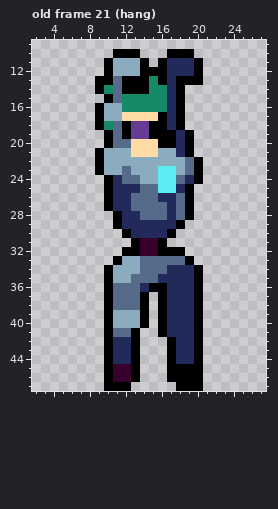
Pixel-art file: examples/demo/catalog/sprites/003_player.aseprite. The picture above was drawn from the file before the commit.
48x48 pixels, 41 frames. Shown: old frame 21 (hang): x 2..27, y 9..47. The commit also changed other frames, which this record leaves out.
Once edited:
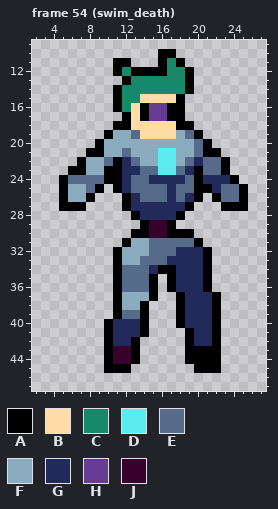
Palette (. is transparent): A #000000  B #ffdba5  C #158968  D #5becf1  E #566a89  F #8babbf  G #222a5c  H #663b93  J #38002c
A new or re-ordered frame is compared with the old frame closest to it.
The author wrote: 🚧(game:swim): add swiming
Difference:
frames 41 -> 71
--- frame 54 (swim_death) is new; against old frame 21 (hang)
@@ x 2..27 @@
  9 ..........................
-10 .........AAA...AAA........
-11 ........AFFFA.AGGGA.......
-12 ........AFFFAAAGGGA.......
-13 .......AAEAAACAGAAA.......
-14 .......ACEAAACCGA.........
-15 ........AECCCCCGA.........
-16 .......AFFCCCCCGA.........
-17 .......AFFBBBBAGA.........
-18 .......ACEAHHAAGA.........
-19 ........AEAHHAAAGA........
-20 ........AEEBBBAAGA........
-21 .......AFFFBBBFFGA........
-22 .......AFFFFFFFFFEA.......
-23 .......AFFEFFFDDFEA.......
-24 ........AGEEFFDDEGA.......
-25 ........AGGGEEDDGA........
-26 ........AGGEEEGGEA........
-27 ........AGGEEEEGEA........
-28 .........AGGEEEGEA........
-29 .........AGGGGGGA.........
-30 ..........AGGGGA..........
-31 ...........AJJA...........
-32 ..........AAJJAAA.........
-33 .........AFFEEEEEA........
-34 ........AFFFEEEGGGA.......
-35 ........AFFEEEGGGGA.......
-36 ........AEEEGAAGGGA.......
-37 ........AEEEA.AGGGA.......
-38 ........AEEEA.AGGGA.......
-39 ........AFFFA.AGGGA.......
-40 ........AFFFA.AGGGA.......
-41 ........AEEA..AGGGA.......
-42 ........AGGA...AGGA.......
-43 ........AGGA...AGGA.......
-44 ........AGGA...AGGA.......
-45 ........AJJA...AAAA.......
-46 ........AJJA...AAAA.......
-47 ........AAA.....AAA.......
+10 ..............AA..........
+11 .........AA...ACA.........
+12 .........ACAAAACCA........
+13 ..........ACCCCCCA........
+14 .........ACCCCCCCA........
+15 .........ACCBBBBA.........
+16 .........ACBAHHAA.........
+17 ..........ABAHHAA.........
+18 .........AABBBBBAA........
+19 ........AFFEBBBBFEA.......
+20 .......AFFFFFFFFFFEA......
+21 ......AAFFEFFFDDFFEAA.....
+22 .....AFFEAGEFFDDFEGEEA....
+23 ....AAFFAAGGEEDDEGAEEA....
+24 ...AEEEEAAGEEGGGGEAGGGA...
+25 ...AFFEA.AGEEEEGEEAAGEEA..
+26 ...AFFA...AGEEEGEGA.AEEA..
+27 ...AAA....AGGGGGGA...AAA..
+28 ...........AGGGGA.........
+29 ............AJJA..........
+30 ...........AAJJAAA........
+31 ..........AFFEEEEEA.......
+32 .........AFFFEEEGGGA......
+33 .........AFFEEEGGGGA......
+34 .........AEEEGAAGGGA......
+35 .........AEEEA.AGGGA......
+36 .........AEEEA.AGGGA......
+37 .........AFFFA..AGGGA.....
+38 .........AFFA...AGGGA.....
+39 .........AEEA...AGGGA.....
+40 ........AGGGA...AGGGA.....
+41 ........AGGGA....AGGA.....
+42 ........AGGA.....AGGA.....
+43 ........AJJA.....AAAA.....
+44 ........AJJA.....AAAA.....
+45 ........AAA.......AAA.....
+46 ..........................
+47 ..........................
Boxes around the changes in both pictures, in picture pixels (x1, y1, x2, y2):
changed: (59, 49, 248, 391)
